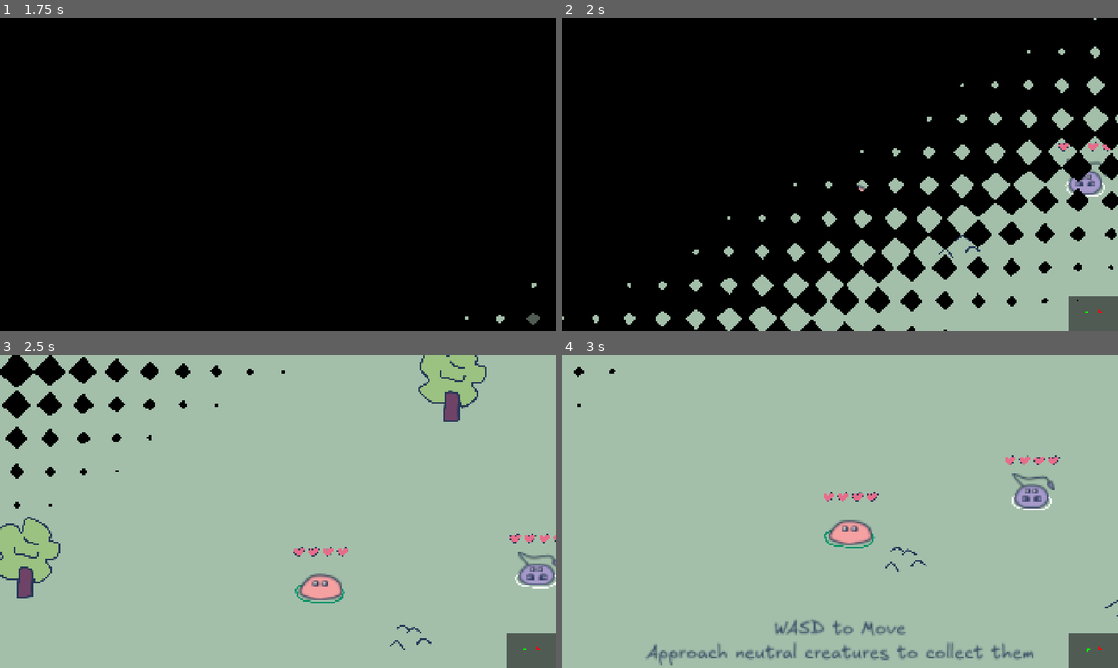
Above: before the commit, frames 1-4 (two rows, left to right).
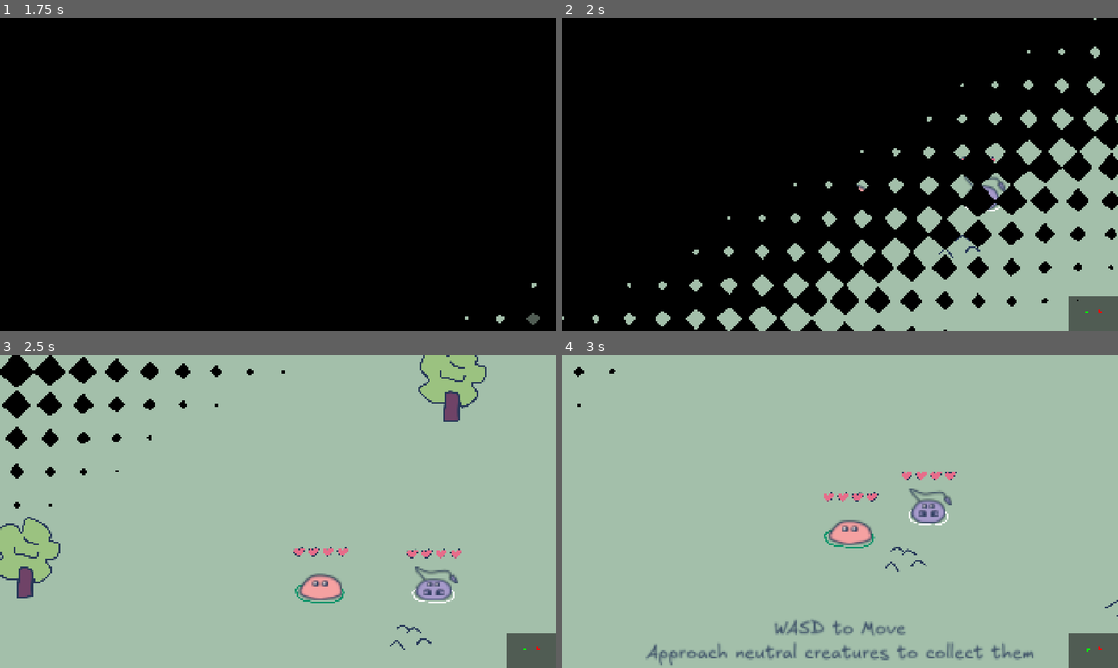
Above: after the commit, the same moments.

Repository: rinevard/SwarmSurge
Game: Godot game, scene res://scenes/main.tscn
Two runs of this game, one before a commit and one after it. Both use one fixed random seed, a clock stepped at 60 frames per second and the inputs below. Sound files missing from this copy of the repository are replaced by a short silence.
Inputs:
- Up to frame 1 (1.75 s): click "Start" at 0.5 s; click "Start" at 1.25 s
- Up to frame 2 (2 s): no input
- Up to frame 3 (2.5 s): hold D (right) from 2.03 s (still down)
- Up to frame 4 (3 s): release D (right) at 2.78 s; hold S (down) from 2.78 s (still down)

Frame 1 is identical in both runs. In frame 2, 0.7% of the frame differs, in the area x 71-99%, y 39-62%; in frame 3, 1.4%; in frame 4, 1.5%, in the area x 61-90%, y 32-55%.

Commit message:
做了个获胜任务

Diff:
--- a/scenes/game.tscn
+++ b/scenes/game.tscn
@@ -97,7 +97,7 @@
 position = Vector2(250, 678)
 
 [node name="Scorpion" parent="Creatures" instance=ExtResource("2_lnu2h")]
-position = Vector2(1070, 632)
+position = Vector2(714, 684)
 
 [node name="Turtle" parent="Creatures" instance=ExtResource("3_lnu2h")]
 position = Vector2(1967, 608)
--- a/scenes/main.tscn
+++ b/scenes/main.tscn
@@ -7,6 +7,7 @@
 [ext_resource type="PackedScene" uid="uid://di7yq25bkslur" path="res://scenes/die_menu.tscn" id="5_tbgi4"]
 [ext_resource type="PackedScene" uid="uid://b61wbmnss5fag" path="res://scenes/tutorial_shower.tscn" id="6_tefeu"]
 [ext_resource type="PackedScene" uid="uid://bhqryjcu42scn" path="res://scenes/mini_map.tscn" id="7_o6xl0"]
+[ext_resource type="PackedScene" uid="uid://dbs6bdodguer6" path="res://scenes/task_shower.tscn" id="8_tipki"]
 
 [sub_resource type="ShaderMaterial" id="ShaderMaterial_tefeu"]
 shader = ExtResource("4_tbgi4")
@@ -32,6 +33,8 @@
 grow_horizontal = 0
 grow_vertical = 0
 
+[node name="TaskShower" parent="CanvasLayer" instance=ExtResource("8_tipki")]
+
 [node name="TutorialShower" parent="CanvasLayer" instance=ExtResource("6_tefeu")]
 
 [node name="PauseMenu" parent="CanvasLayer" instance=ExtResource("3_sugp2")]
@@ -51,6 +54,7 @@
 mouse_filter = 2
 color = Color(0, 0, 0, 1)
 
+[connection signal="game_win" from="CanvasLayer/TaskShower" to="." method="_on_task_shower_game_win"]
 [connection signal="pause_clicked" from="CanvasLayer/PauseMenu" to="." method="_on_pause_menu_pause_clicked"]
 [connection signal="reset_game" from="CanvasLayer/PauseMenu" to="." method="_on_pause_menu_reset_game"]
 [connection signal="reset_clicked" from="CanvasLayer/DieMenu" to="." method="_on_die_menu_reset_clicked"]
--- /dev/null
+++ b/scenes/task_shower.tscn
@@ -0,0 +1,30 @@
+[gd_scene load_steps=3 format=3 uid="uid://dbs6bdodguer6"]
+
+[ext_resource type="PackedScene" uid="uid://8nfdqe4dxm7d" path="res://scenes/my_label.tscn" id="1_661us"]
+[ext_resource type="Script" uid="uid://cu3mjs3t8h8a1" path="res://scripts/task_shower.gd" id="1_rmgnv"]
+
+[node name="TaskShower" type="Control"]
+layout_mode = 3
+anchors_preset = 15
+anchor_right = 1.0
+anchor_bottom = 1.0
+grow_horizontal = 2
+grow_vertical = 2
+mouse_filter = 2
+script = ExtResource("1_rmgnv")
+
+[node name="MyLabel" parent="." instance=ExtResource("1_661us")]
+layout_mode = 1
+anchors_preset = 10
+anchor_right = 1.0
+offset_right = 0.0
+offset_bottom = 172.0
+grow_horizontal = 2
+theme_override_colors/default_color = Color(0.145098, 0.211765, 0.341176, 1)
+theme_override_font_sizes/bold_italics_font_size = 48
+theme_override_font_sizes/italics_font_size = 48
+theme_override_font_sizes/mono_font_size = 48
+theme_override_font_sizes/normal_font_size = 48
+theme_override_font_sizes/bold_font_size = 48
+horizontal_alignment = 1
+vertical_alignment = 1
--- a/scripts/creatures/swarm_master.gd
+++ b/scripts/creatures/swarm_master.gd
@@ -160,6 +160,7 @@
 
 func add_swarm_part(swarm_part: BaseCreature) -> void:
 	Global.first_creature_picked = true
+	Global.collected_creature_count += 1
 	swarm_parts[swarm_part] = true
 	swarm_part.update_group(Global.GROUP.FRIEND, self)
 
--- a/scripts/globals/global.gd
+++ b/scripts/globals/global.gd
@@ -13,6 +13,8 @@
 var player_master: SwarmMaster = null
 var enemy_masters: Array[EnemyMaster] = []
 
+var collected_creature_count: int = 0
+
 #region 教程
 var tutorial_ended: bool = false
 var first_creature_picked: bool = false
@@ -24,4 +26,5 @@
 func reset_game_data(game: Game) -> void:
 	bullet_handler = game.bullet_handler
 	player_master = null
+	collected_creature_count = 0
 	enemy_masters = []
--- a/scripts/main.gd
+++ b/scripts/main.gd
@@ -35,11 +35,13 @@
 
 func _on_pause_menu_pause_clicked() -> void:
 	_toggle_pause()
+	pause_menu.set_text("Paused")
 
 func _on_pause_menu_reset_game() -> void:
 	Global.game_paused = true
 	MusicPlayer.stop_all()
 	pause_menu.hide()
+	pause_menu.set_text("Paused")
 	await _transition_fade_in()
 
 	if game and is_instance_valid(game):
@@ -97,3 +99,8 @@
 	Global.game_paused = false
 	await _transition_fade_out()
 	tutorial_shower.start_tutorial()
+
+
+func _on_task_shower_game_win() -> void:
+	pause_menu.set_text("You Win!")
+	_toggle_pause()
--- a/scripts/pause_menu.gd
+++ b/scripts/pause_menu.gd
@@ -4,6 +4,11 @@
 signal pause_clicked()
 signal reset_game()
 
+@onready var my_label: RichTextLabel = $Panel/MyLabel
+
+func set_text(txt: String):
+	my_label.text = txt
+
 func _on_continue_button_pressed() -> void:
 	pause_clicked.emit()
 
--- /dev/null
+++ b/scripts/task_shower.gd
@@ -0,0 +1,43 @@
+extends Control
+
+signal game_win()
+
+@onready var my_label: RichTextLabel = $MyLabel
+
+const FADE_SPEED = 1.5
+const VISIBLE_DURATION = 2.0
+const NUM_CREATURES_TO_WIN = 20
+
+var last_collected_count = -1
+var target_alpha = 0.0
+var visible_timer = 0.0
+var has_won = false
+
+func _ready() -> void:
+	my_label.self_modulate.a = 0.0
+
+func _process(delta: float) -> void:
+	if not Global.tutorial_ended:
+		my_label.text = ""
+		my_label.self_modulate.a = 0.0
+		target_alpha = 0.0
+		visible_timer = 0.0
+		last_collected_count = Global.collected_creature_count
+		return
+
+	if Global.collected_creature_count != last_collected_count:
+		last_collected_count = Global.collected_creature_count
+		my_label.text = "Collected Creatures [" + str(Global.collected_creature_count) + " / " + str(NUM_CREATURES_TO_WIN) + "]"
+		target_alpha = 1.0
+		visible_timer = VISIBLE_DURATION
+
+		if not has_won and last_collected_count >= NUM_CREATURES_TO_WIN:
+			has_won = true
+			game_win.emit()
+
+	if visible_timer > 0:
+		visible_timer -= delta
+		if visible_timer <= 0:
+			target_alpha = 0.0
+
+	my_label.self_modulate.a = move_toward(my_label.self_modulate.a, target_alpha, FADE_SPEED * delta)
Not shown: 1 places in scenes/main.tscn that only renumber resources
Not shown, added: scripts/task_shower.gd.uid
